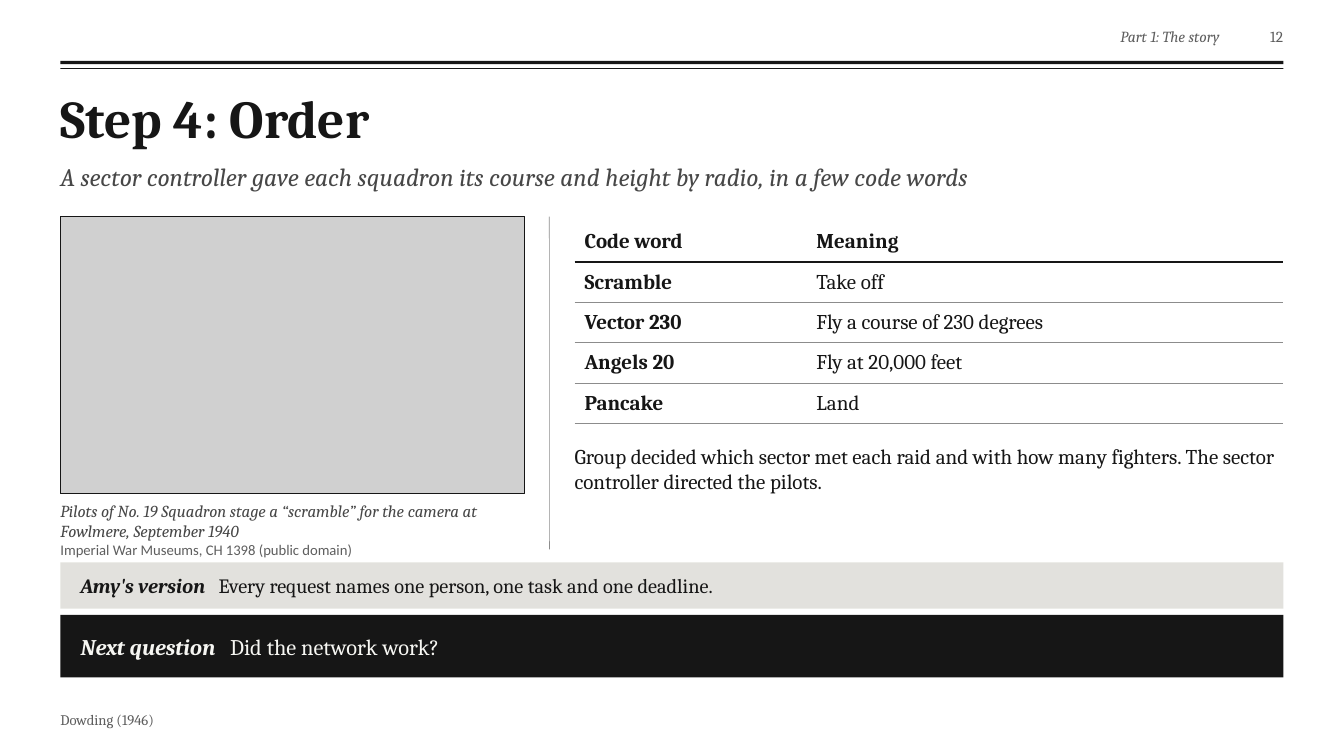
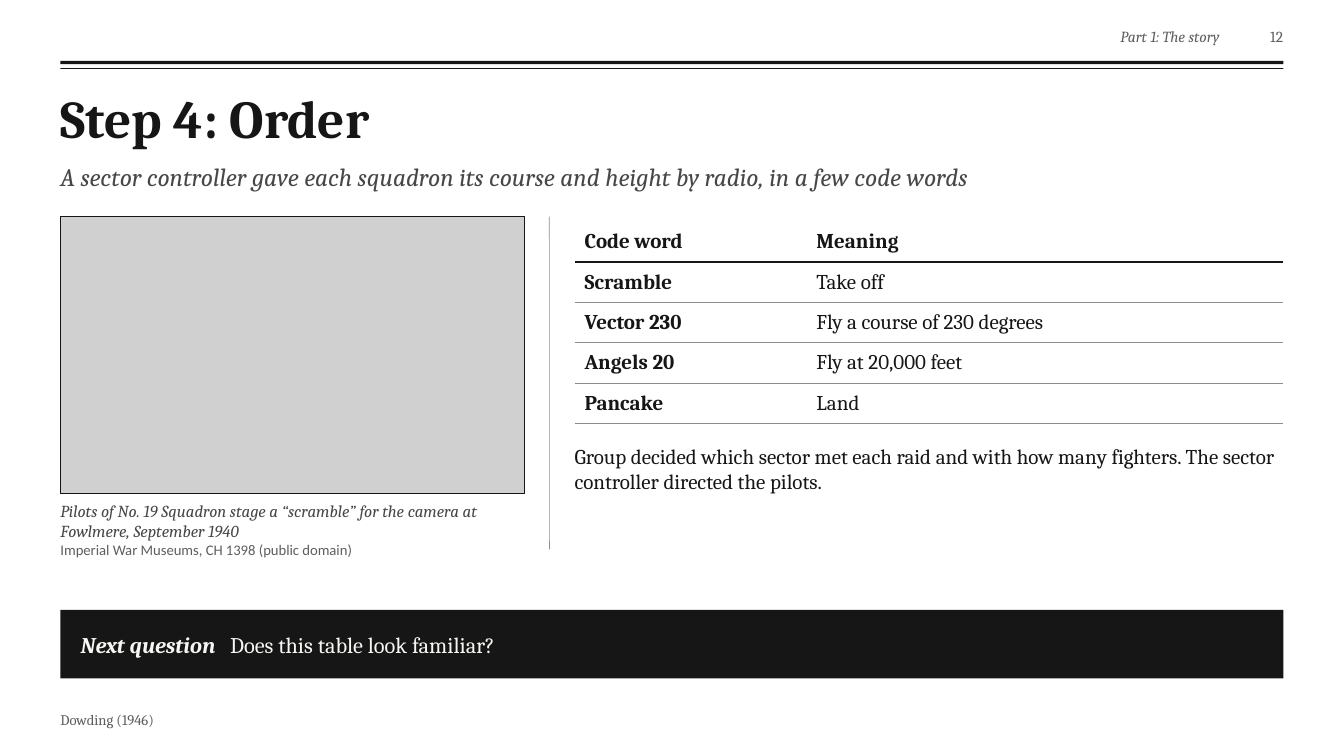
Before and after one commit to fengyiqicoder/fumadocs, a slide deck: slide 12 of dowding-presentation/Dowding_Effective_Communication.pptx. Drawn at 1344x756 pixels with LibreOffice and Linux fonts; fonts in the diff are those of the drawing; grey boxes stand for pictures; background and template pictures are left out. Boxes give left, top, right and bottom in pixels: in the first picture for what was removed or moved away, otherwise in the second. Text is boxed around its words. In the diff, an @@ line names an element or a change of style, - is before the commit and + after.

```diff
--- a/dowding-presentation/Dowding_Effective_Communication.pptx
+++ b/dowding-presentation/Dowding_Effective_Communication.pptx
@@ rectangle: place and size @@
-rectangle at [60, 563, 1284, 609]
+rectangle at [60, 610, 1284, 679]
@@ rectangle at [60, 610, 1284, 679]: fill #D9D8D2 at 75% opacity to #161616 @@
@@ rectangle removed at [60, 615, 1284, 678] @@
@@ text at [81, 637, 495, 658]: text changed; size 14.5 to 16 pt; text colour #161616 to #F6F6F2 @@
-Amy's version Every request names one person, one task and one deadline.
+Next question Does this table look familiar?
@@ text removed at [81, 639, 439, 660] @@
-Next question Did the network work?
```
Also in this commit, not shown: 7 other slides changed, 2 slides added, 1 slide removed, 2 other files.
